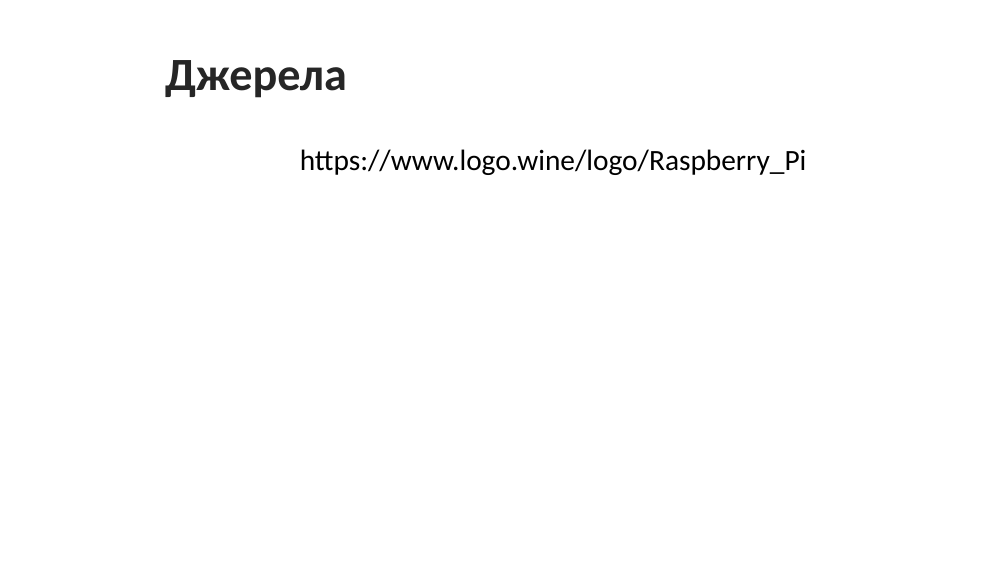
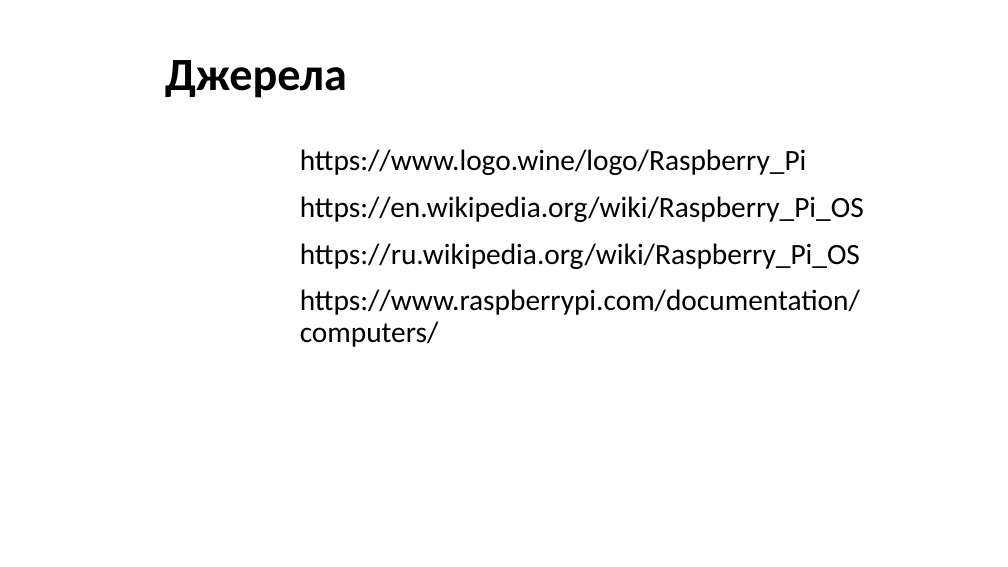
Before and after one commit to millennium02/SR_L1, a slide deck: slide 11 of RP-OS.odp (slide 10 before the commit). Drawn at 1008x567 pixels with LibreOffice and Linux fonts; fonts in the diff are those of the drawing; background and template pictures are left out. Boxes give left, top, right and bottom in pixels: in the first picture for what was removed or moved away, otherwise in the second. Text is boxed around its words. In the diff, an @@ line names an element or a change of style, - is before the commit and + after.

```diff
--- a/RP-OS.odp
+++ b/RP-OS.odp
@@ title "Джерела" at (165,60,347,98): text colour #262626 to #000000 @@
@@ text at (300,196,864,347): paragraphs added @@
+● https://en.wikipedia.org/wiki/Raspberry_Pi_OS
+● https://ru.wikipedia.org/wiki/Raspberry_Pi_OS
+● https://www.raspberrypi.com/documentation/computers/
```
Also in this commit, not shown: 6 other slides changed, 3 slides added, 2 slides removed.
